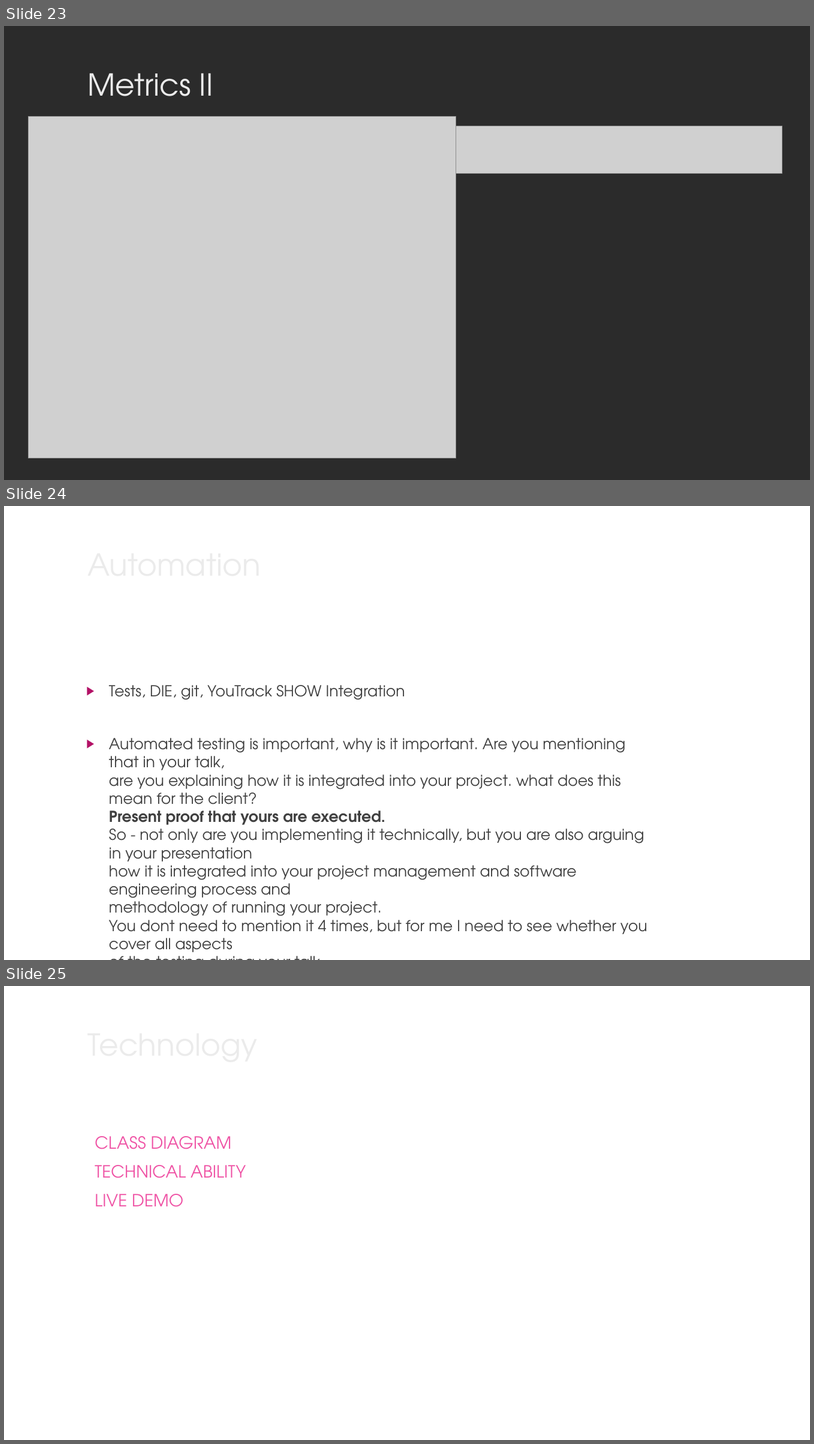
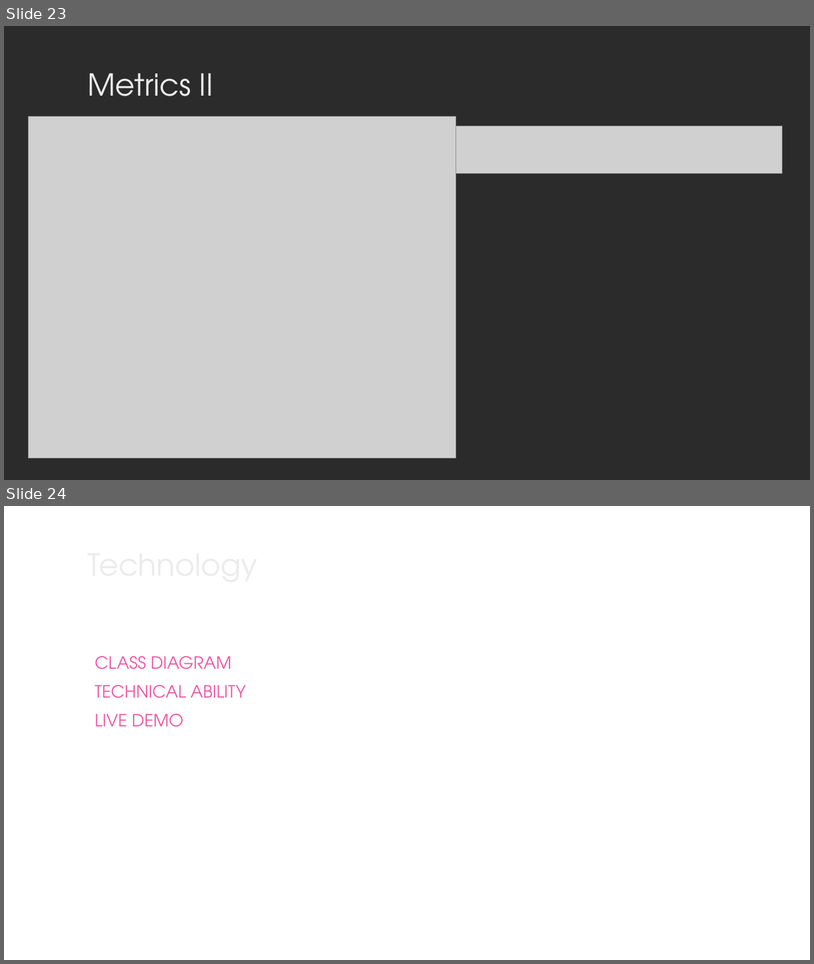
Before and after one commit to Mert-Guenduez/learnityourself, a slide deck: Documentation/Presentation/Final_Presentation.pptx. Shown one above the other, each under a label of ours: slides 23, 24 and 25 before the commit, slides 23 and 24 after it. The pictures are 814x1444 and 814x964 pixels, drawn with LibreOffice and Linux fonts; fonts in the diff are those of the drawing; grey boxes stand for pictures; background and template pictures are left out; a plain dark background stands for a picture behind light text. Boxes give left, top, right and bottom in pixels: in the first picture for what was removed or moved away, otherwise in the second. Text is boxed around its words. In the diff, an @@ line names an element or a change of style, - is before the commit and + after.

Commit message:
[doc] updated presentation

```diff
--- a/Documentation/Presentation/Final_Presentation.pptx
+++ b/Documentation/Presentation/Final_Presentation.pptx
@@ slide 24 removed at bbox=[4, 506, 810, 960], background picture (left out) @@
@@ text removed at bbox=[82, 540, 661, 587] @@
-Automation
@@ text removed at bbox=[109, 685, 648, 956] @@
-▶ Tests, DIE, git, YouTrack SHOW Integration
-▶ Automated testing is important, why is it important. Are you mentioning that in your talk,
-  are you explaining how it is integrated into your project. what does this mean for the client?
-  Present proof that yours are executed.
-  So - not only are you implementing it technically, but you are also arguing in your presentation
-  how it is integrated into your project management and software engineering process and
-  methodology of running your project.
-  You dont need to mention it 4 times, but for me I need to see whether you cover all aspects
-  of the testing during your talk.
@@ what was slide 25 is now slide 24 @@
```
Also in this commit, not shown: 1 slide changed.
